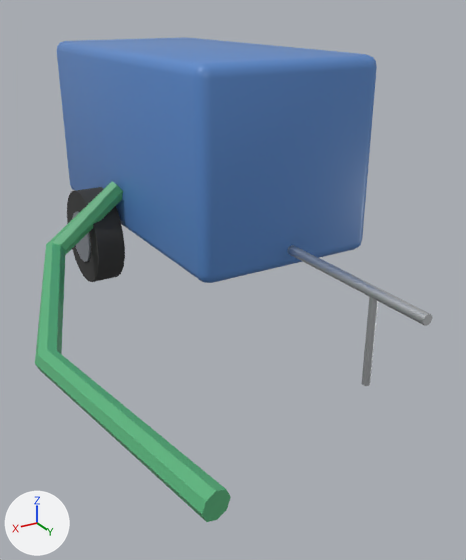
The glTF model modules/assets/internal/models/plant/plant.small.pump.glb as it was, and as the next commit left it.
Both versions are drawn from a 50 mm lens placed at (1.8, 3.43, 1.58), pointed at (0.2, 0.77, 0.25). Every picture has the same lights, and +X, +Y and +Z are marked at lower left. The picture after the commit comes second.

The first picture shows 'main__plastic_blue', 'main__plastic_green', 'main__rubber', 'main__steel_galvanised' and 1 more.
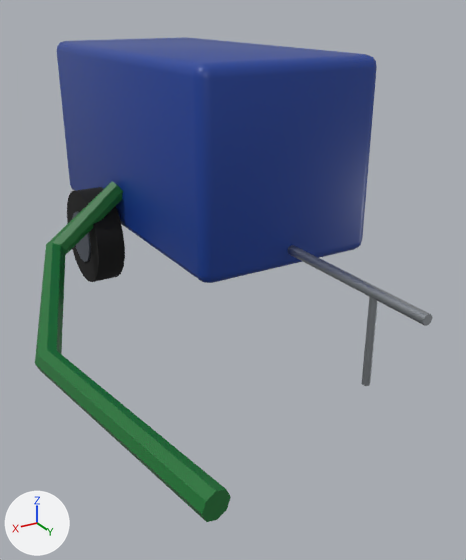
Where the change shows, as pixel boxes (x1, y1, x2, y2) in the pictures (466 x 560 px):
'main__plastic_blue', recoloured (darker)
    both: (57, 37, 377, 283)
'main__plastic_green', recoloured (green to dark green)
    both: (35, 181, 231, 522)

Patch to the scene script:
```diff
--- a/modules/assets/internal/models/plant/plant.small.pump.glb.py
+++ b/modules/assets/internal/models/plant/plant.small.pump.glb.py
@@ mat_plastic_blue @@
 mat_plastic_blue = principled_material('plastic_blue')
-mat_plastic_blue.base_color = (0.1, 0.25, 0.6)  # blue #5989cb
+mat_plastic_blue.base_color = (0.01, 0.0509, 0.319)  # blue #194099
 mat_plastic_blue.roughness = 0.4
@@ mat_plastic_green @@
 mat_plastic_green = principled_material('plastic_green')
-mat_plastic_green.base_color = (0.1, 0.45, 0.2)  # green #59b37c
+mat_plastic_green.base_color = (0.01, 0.171, 0.0331)  # dark green #197333
 mat_plastic_green.roughness = 0.4
```
